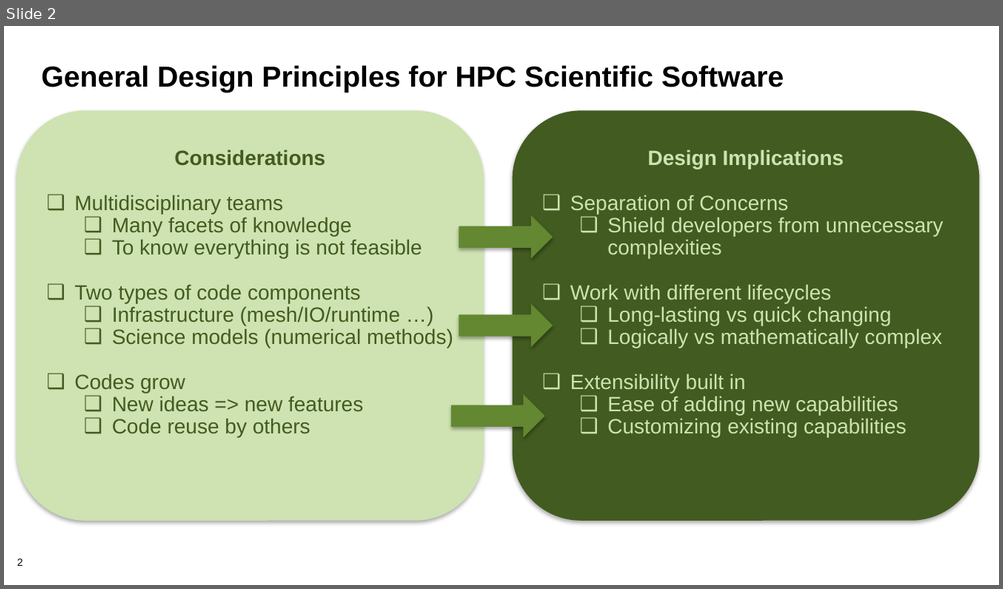
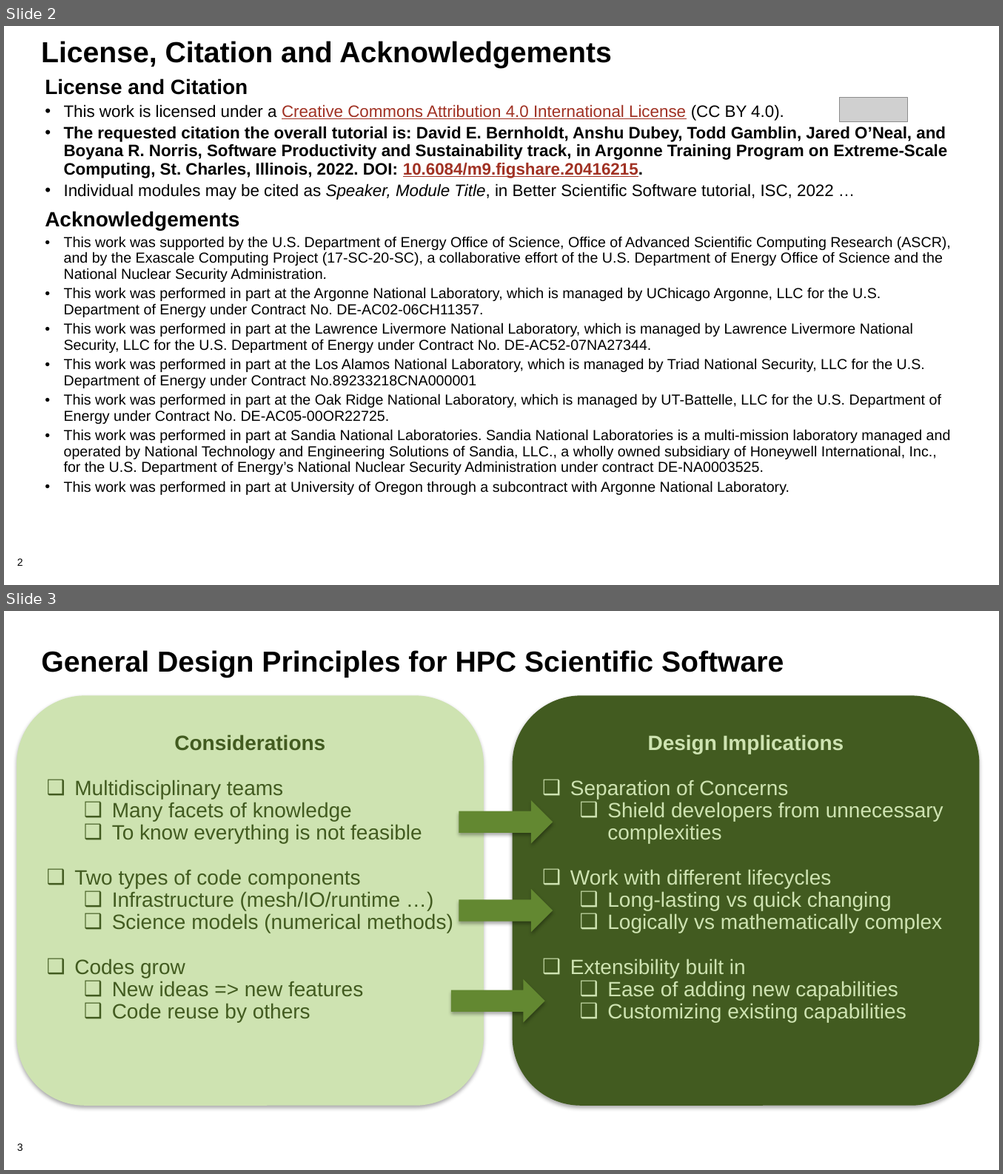
Before and after one commit to bssw-tutorial/presentations, a slide deck: design-a.pptx. Shown one above the other, each under a label of ours: slide 2 before the commit, slides 2 and 3 after it. The pictures are 1003x589 and 1003x1174 pixels, drawn with LibreOffice and Linux fonts; fonts in the diff are those of the drawing; grey boxes stand for pictures; background and template pictures are left out. Boxes give left, top, right and bottom in pixels: in the first picture for what was removed or moved away, otherwise in the second. Text is boxed around its words. In the diff, an @@ line names an element or a change of style, - is before the commit and + after.

Commit message:
Finalize title and license slides

```diff
--- a/design-a.pptx
+++ b/design-a.pptx
@@ slide 2 added at <box>4,26,999,585</box>, background #FFFFFF; not listed: 1 template element that a slide beside it also shows @@
@@ title added at <box>41,41,612,68</box>, 28 pt, text #000000, bold @@
+License, Citation and Acknowledgements
@@ text added at <box>45,79,950,495</box>, 14 pt, text #000000 @@
+License and Citation
+• This work is licensed under a Creative Commons Attribution 4.0 International License (CC BY 4.0).
+• The requested citation the overall tutorial is: David E. Bernholdt, Anshu Dubey, Todd Gamblin, Jared O’Neal, and Boyana R. Norris, Software Productivity and Sustainability track, in Argonne Training Program on Extreme-Scale Computing, St. Charles, Illinois, 2022. DOI: 10.6084/m9.figshare.20416215.
+• Individual modules may be cited as Speaker, Module Title, in Better Scientific Software tutorial, ISC, 2022 …
+Acknowledgements
+• This work was supported by the U.S. Department of Energy Office of Science, Office of Advanced Scientific Computing Research (ASCR), and by the Exascale Computing Project (17-SC-20-SC), a collaborative effort of the U.S. Department of Energy Office of Science and the National Nuclear Security Administration.
+• This work was performed in part at the Argonne National Laboratory, which is managed by UChicago Argonne, LLC for the U.S. Department of Energy under Contract No. DE-AC02-06CH11357.
+• This work was performed in part at the Lawrence Livermore National Laboratory, which is managed by Lawrence Livermore National Security, LLC for the U.S. Department of Energy under Contract No. DE-AC52-07NA27344.
+• This work was performed in part at the Los Alamos National Laboratory, which is managed by Triad National Security, LLC for the U.S. Department of Energy under Contract No.89233218CNA000001
+• This work was performed in part at the Oak Ridge National Laboratory, which is managed by UT-Battelle, LLC for the U.S. Department of Energy under Contract No. DE-AC05-00OR22725.
+• This work was performed in part at Sandia National Laboratories. Sandia National Laboratories is a multi-mission laboratory managed and operated by National Technology and Engineering Solutions of Sandia, LLC., a wholly owned subsidiary of Honeywell International, Inc., for the U.S. Department of Energy’s National Nuclear Security Administration under contract DE-NA0003525.
+• This work was performed in part at University of Oregon through a subcontract with Argonne National Laboratory.
@@ picture added at <box>839,98,908,121</box> @@
@@ what was slide 2 is now slide 3 @@
@@ page number at <box>17,1144,23,1151</box>: text changed @@
-2
+3
```
Also in this commit, not shown: 1 slide changed, 6 other files.
